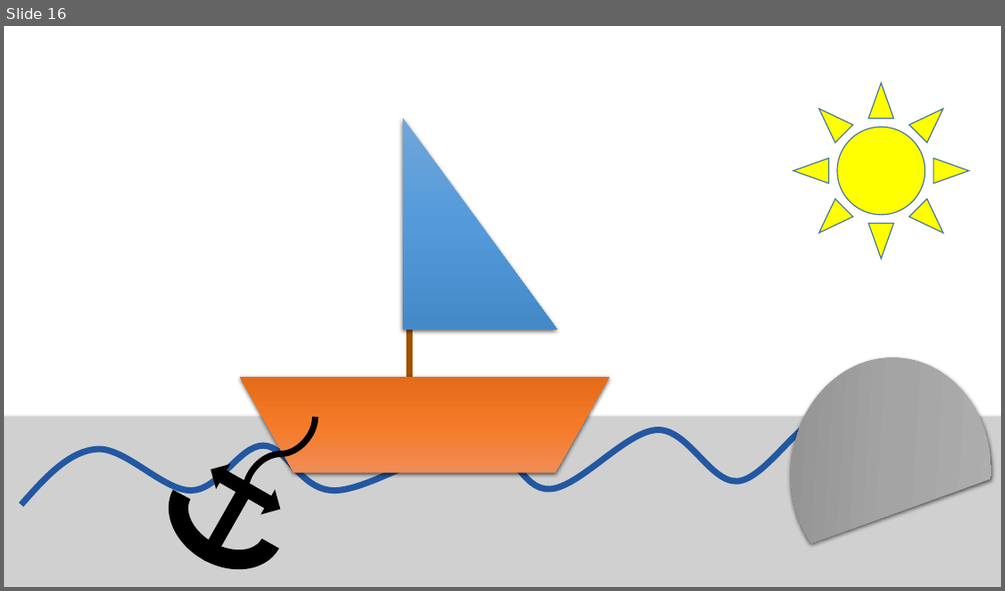
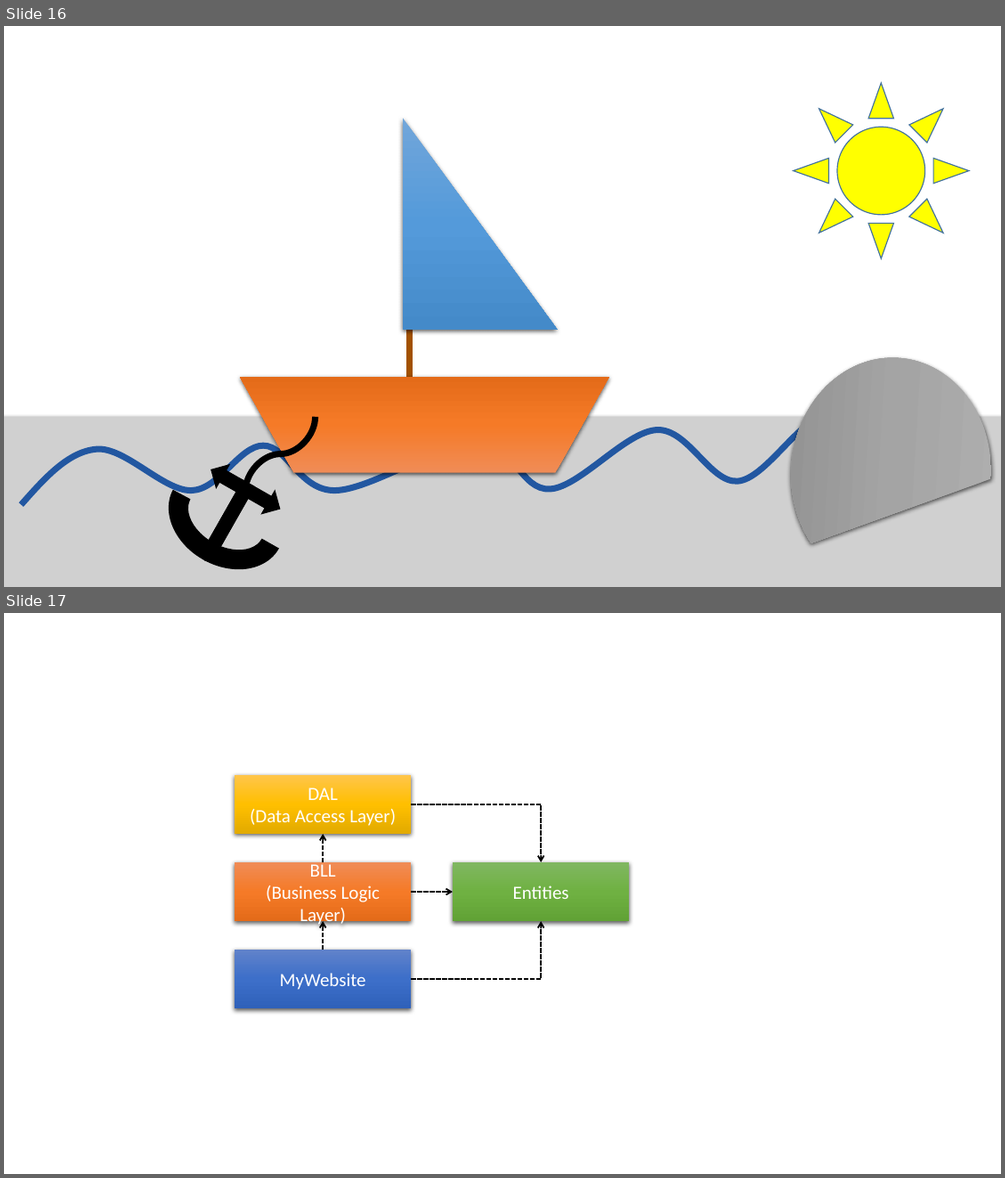
Before and after one commit to johnwu1114/blog-johnwu-cc, a slide deck: source/_assets/Blog動畫.pptx. Shown one above the other, each under a label of ours: slide 16 before the commit, slides 16 and 17 after it. The pictures are 1005x591 and 1005x1178 pixels, drawn with LibreOffice and Linux fonts; fonts in the diff are those of the drawing; grey boxes stand for pictures. Boxes give left, top, right and bottom in pixels: in the first picture for what was removed or moved away, otherwise in the second. Text is boxed around its words. In the diff, an @@ line names an element or a change of style, - is before the commit and + after.

```diff
--- a/source/_assets/Blog動畫.pptx
+++ b/source/_assets/Blog動畫.pptx
@@ slide 17 added at [4,613,1001,1174], background #FFFFFF @@
@@ rectangle added at [235,775,411,835], fill gradient #FFC64B to #FFC000 to #E3AB00, 18 pt, text #FFFFFF @@
+DAL
+(Data Access Layer)
@@ elbow arrow added from (412, 804) to (541, 862), #000000 1.5 pt dashed @@
@@ arrow added from (323, 862) to (323, 834), #000000 1.5 pt dashed @@
@@ rectangle added at [235,862,411,921], fill gradient #F18C57 to #F67B28 to #E56C19, 18 pt, text #FFFFFF @@
+BLL
+(Business Logic Layer)
@@ rectangle added at [453,862,629,921], fill gradient #81B861 to #6FB242 to #62A336, 18 pt, text #FFFFFF @@
+Entities
@@ arrow added from (412, 892) to (453, 892), #000000 1.5 pt dashed @@
@@ arrow added from (323, 949) to (323, 921), #000000 1.5 pt dashed @@
@@ elbow arrow added from (412, 979) to (541, 921), #000000 1.5 pt dashed @@
@@ rectangle added at [235,949,411,1008], fill gradient #6183CB to #3E70CA to #3062BB, 18 pt, text #FFFFFF @@
+MyWebsite
```
Also in this commit, not shown: 1 other slide added, 1 slide removed, 4 other files.
